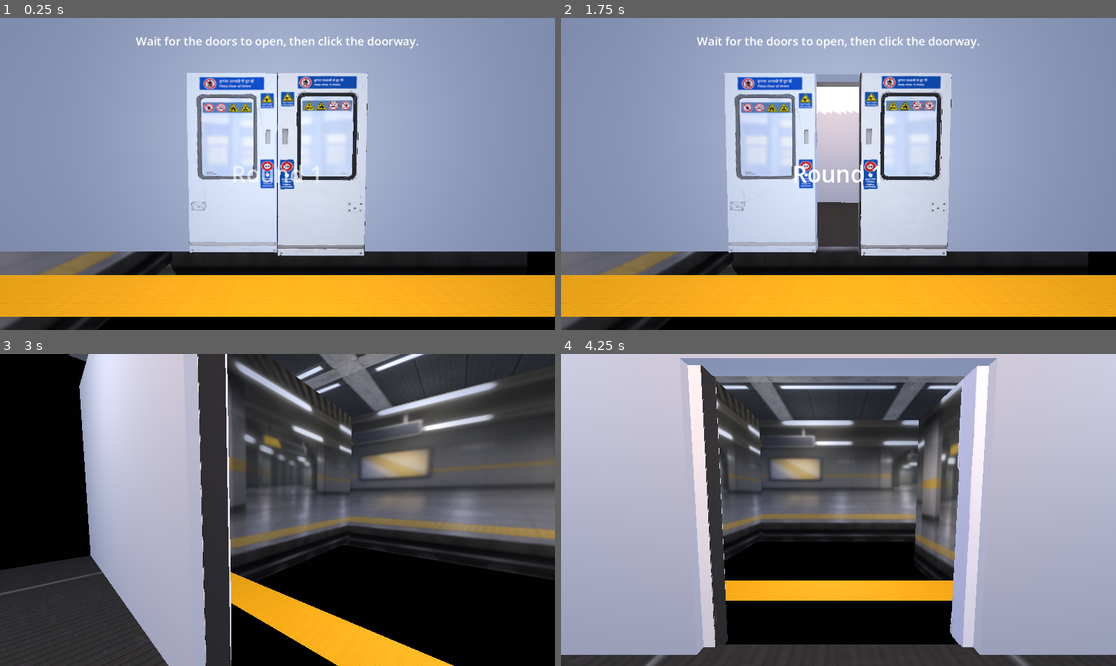
Above: before the commit, frames 1-4 (two rows, left to right).
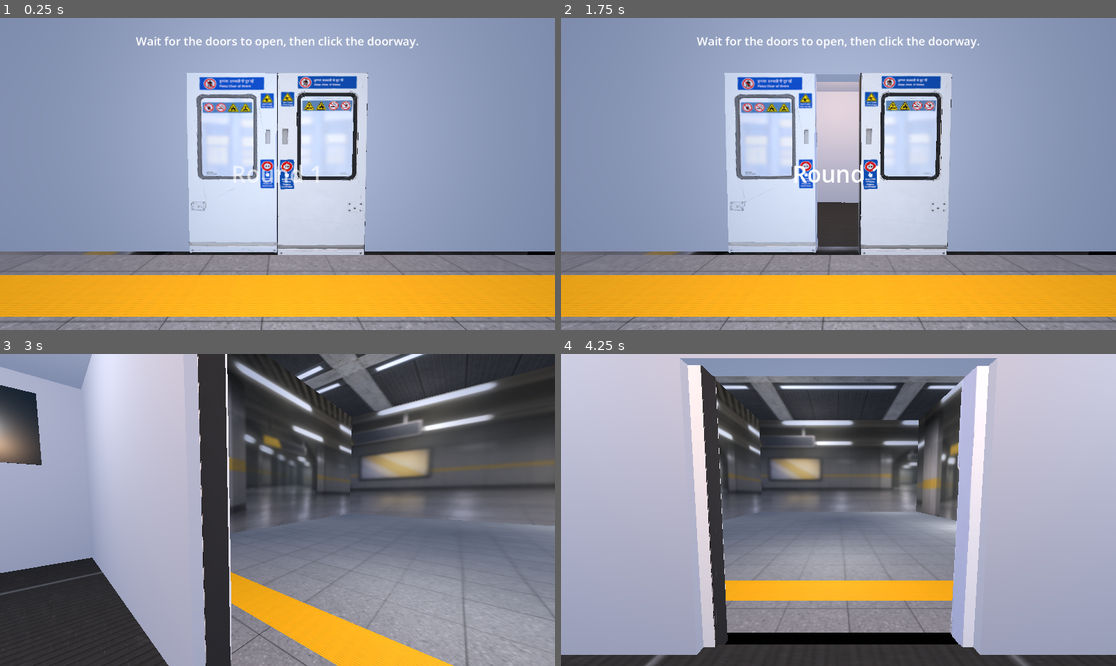
Above: after the commit, the same moments.

Repository: Vaibhav-hub123/DoorGambler
Game: Godot game, scene res://scenes/main.tscn
Same seed, same stepped clock (60 frames per second), same inputs: the game is played once before the commit and once after it.
Inputs (mouse positions are in pixels of both pictures, inside the frame that each line leads up to):
- Up to frame 1 (0.25 s): no input
- Up to frame 2 (1.75 s): move the mouse to (960, 158) at 0.52 s; click (960, 158) at 0.67 s; tap Enter at 1.25 s; move the mouse to (727, 189) at 1.27 s; click (727, 189) at 1.42 s
- Up to frame 3 (3 s): move the mouse to (333, 441) at 2.02 s; click (333, 441) at 2.17 s; move the mouse to (249, 572) at 2.77 s; click (249, 572) at 2.92 s
- Up to frame 4 (4.25 s): move the mouse to (1005, 556) at 3.52 s; click (1005, 556) at 3.67 s

The runs differ from the first frame. In frame 1, 10% of the frame differs, in the area x 0-100%, y 75-100%; in frame 2, 11%; in frame 3, 33%, in the area x 0-100%, y 0-100%; in frame 4, 13%.

Commit message:
update

Diff:
--- a/scenes/main.tscn
+++ b/scenes/main.tscn
@@ -17,7 +17,7 @@
 ambient_light_energy = 0.6
 
 [sub_resource type="PlaneMesh" id="PlaneMesh_floor"]
-size = Vector2(5.116, 1.517)
+size = Vector2(20, 20)
 
 [sub_resource type="StandardMaterial3D" id="Material_station_floor"]
 albedo_texture = ExtResource("3_floor_texture")
@@ -75,6 +75,20 @@
 [sub_resource type="BoxMesh" id="BoxMesh_back"]
 size = Vector3(10, 3, 0.2)
 
+[sub_resource type="BoxMesh" id="BoxMesh_cabin_side"]
+size = Vector3(0.2, 3, 3)
+
+[sub_resource type="BoxMesh" id="BoxMesh_cabin_ceiling"]
+size = Vector3(10, 0.12, 3)
+
+[sub_resource type="BoxMesh" id="BoxMesh_cabin_window"]
+size = Vector3(0.025, 1.05, 1.8)
+
+[sub_resource type="StandardMaterial3D" id="Material_cabin_window"]
+albedo_color = Color(0.08, 0.16, 0.21, 1)
+metallic = 0.25
+roughness = 0.22
+
 [sub_resource type="BoxMesh" id="BoxMesh_cabin_light"]
 size = Vector3(0.08, 0.04, 2.2)
 
@@ -96,7 +110,7 @@
 transform = Transform3D(1, 0, 0, 0, 1, 0, 0, 0, 1, 0, 0, -3.8983212)
 
 [node name="Floor" type="MeshInstance3D" parent="Station" unique_id=551268047]
-transform = Transform3D(1, 0, 0, 0, 1, 0, 0, 0, 1, -0.02408123, -0.009000778, 0.87152886)
+transform = Transform3D(1, 0, 0, 0, 1, 0, 0, 0, 1, -0.02408123, -0.009000778, 14.064341)
 mesh = SubResource("PlaneMesh_floor")
 surface_material_override/0 = SubResource("Material_station_floor")
 
@@ -202,6 +216,31 @@
 [node name="WallBack" type="MeshInstance3D" parent="Train" unique_id=1669543443]
 transform = Transform3D(1, 0, 0, 0, 1, 0, 0, 0, 1, 0, 1.5, -3)
 mesh = SubResource("BoxMesh_back")
+surface_material_override/0 = SubResource("Material_cabin_wall")
+
+[node name="CabinSideLeft" type="MeshInstance3D" parent="Train"]
+position = Vector3(-4.9, 1.5, -1.5)
+mesh = SubResource("BoxMesh_cabin_side")
+surface_material_override/0 = SubResource("Material_cabin_wall")
+
+[node name="CabinSideRight" type="MeshInstance3D" parent="Train"]
+position = Vector3(4.9, 1.5, -1.5)
+mesh = SubResource("BoxMesh_cabin_side")
+surface_material_override/0 = SubResource("Material_cabin_wall")
+
+[node name="CabinWindowLeft" type="MeshInstance3D" parent="Train"]
+position = Vector3(-4.785, 2.1, -1.5)
+mesh = SubResource("BoxMesh_cabin_window")
+surface_material_override/0 = SubResource("Material_cabin_window")
+
+[node name="CabinWindowRight" type="MeshInstance3D" parent="Train"]
+position = Vector3(4.785, 2.1, -1.5)
+mesh = SubResource("BoxMesh_cabin_window")
+surface_material_override/0 = SubResource("Material_cabin_window")
+
+[node name="CabinCeiling" type="MeshInstance3D" parent="Train"]
+position = Vector3(0, 2.94, -1.5)
+mesh = SubResource("BoxMesh_cabin_ceiling")
 surface_material_override/0 = SubResource("Material_cabin_wall")
 
 [node name="InteriorLight" type="OmniLight3D" parent="Train" unique_id=2114800329]
